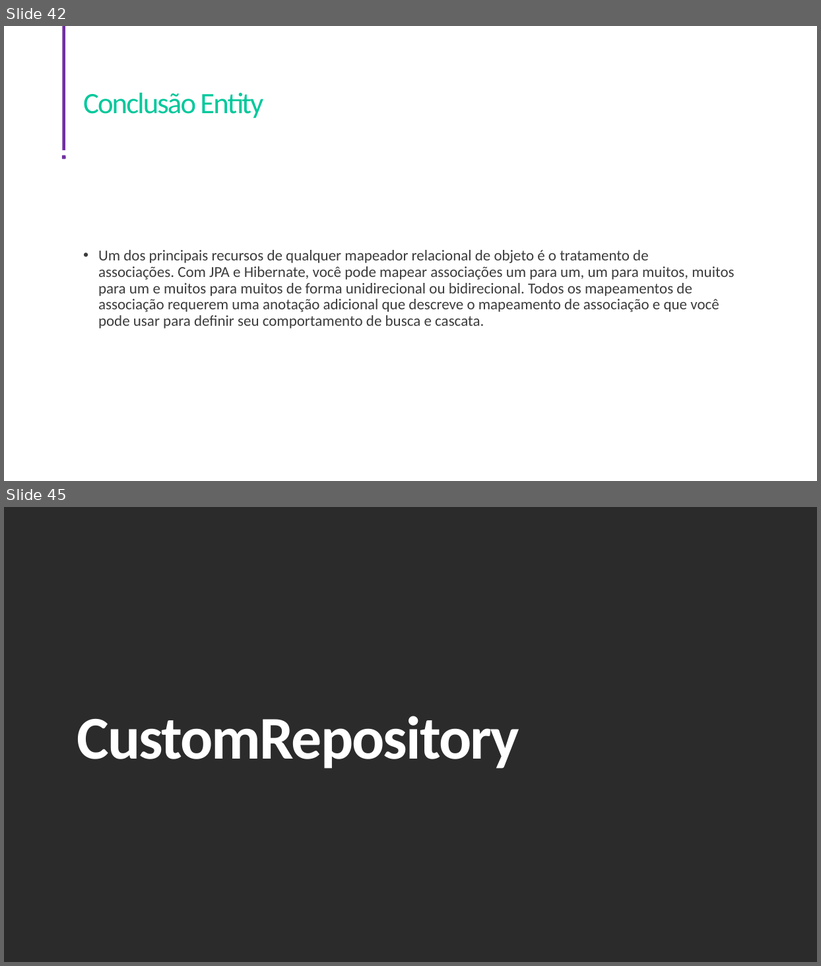
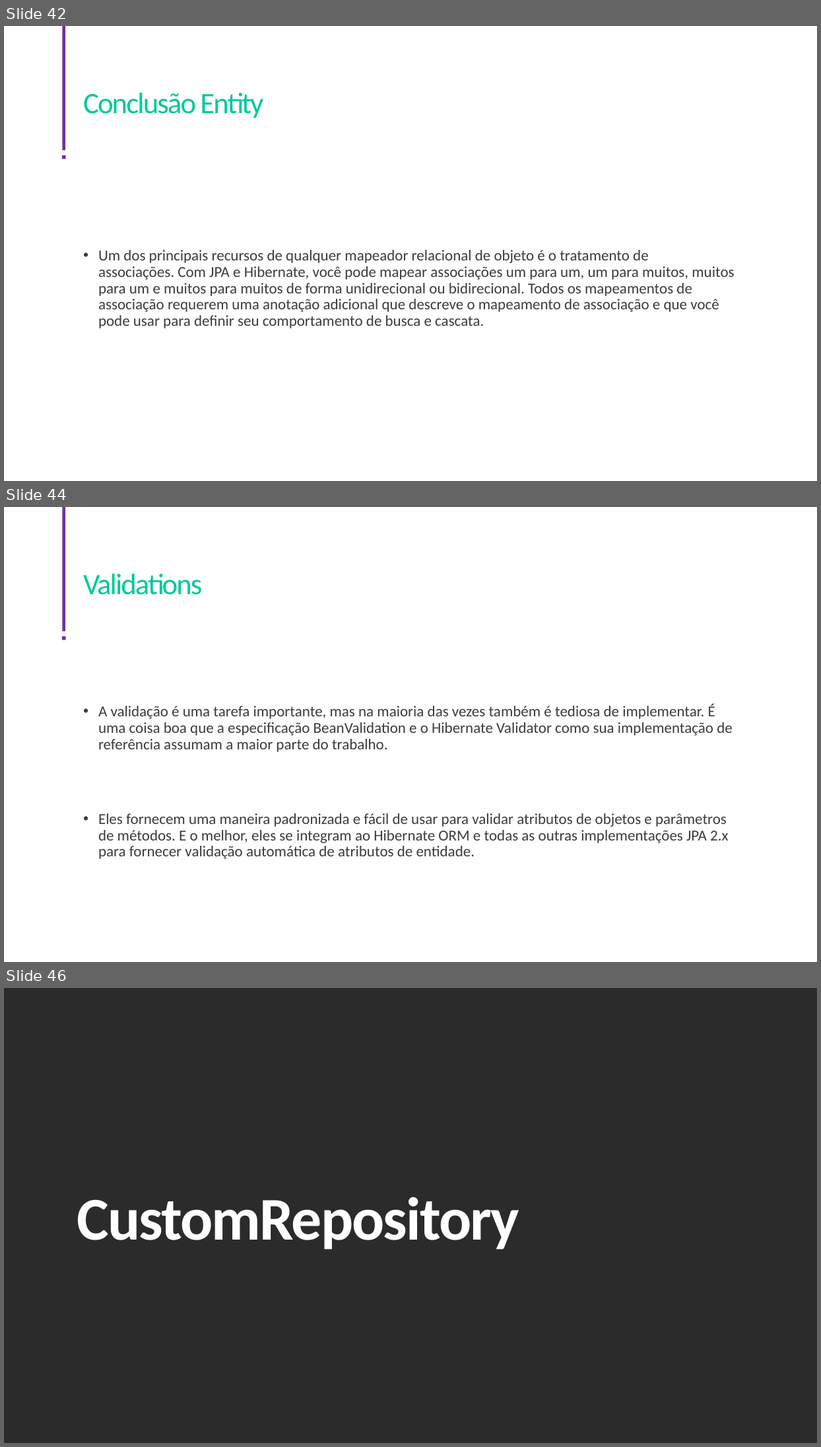
Before and after one commit to Arthur-Net0/godev-acampar-backend, a slide deck: Apresentação.pptx. Shown one above the other, each under a label of ours: slides 42 and 45 before the commit, slides 42, 44 and 46 after it; the slides between them are not shown. The pictures are 821x966 and 821x1447 pixels, drawn with LibreOffice and Linux fonts; fonts in the diff are those of the drawing; background and template pictures are left out; a plain dark background stands for a picture behind light text. Boxes give left, top, right and bottom in pixels: in the first picture for what was removed or moved away, otherwise in the second. Text is boxed around its words. In the diff, an @@ line names an element or a change of style, - is before the commit and + after.

```diff
--- a/Apresentação.pptx
+++ b/Apresentação.pptx
@@ slide 44 added at <box>4,507,817,962</box>, background picture (left out); not listed: 2 template elements that a slide beside it also shows @@
@@ title added at <box>83,574,202,595</box>, 35 pt, text #00C89B @@
+Validations
@@ text added at <box>98,704,732,859</box>, 18 pt, text #3C3C3C @@
+• A validação é uma tarefa importante, mas na maioria das vezes também é tediosa de implementar. É uma coisa boa que a especificação BeanValidation e o Hibernate Validator como sua implementação de referência assumam a maior parte do trabalho.
+• Eles fornecem uma maneira padronizada e fácil de usar para validar atributos de objetos e parâmetros de métodos. E o melhor, eles se integram ao Hibernate ORM e todas as outras implementações JPA 2.x para fornecer validação automática de atributos de entidade.
@@ what was slide 45 is now slide 46 @@
```
Also in this commit, not shown: 1 slide changed, 13 other slides added, 4 slides removed, 5 other files.
